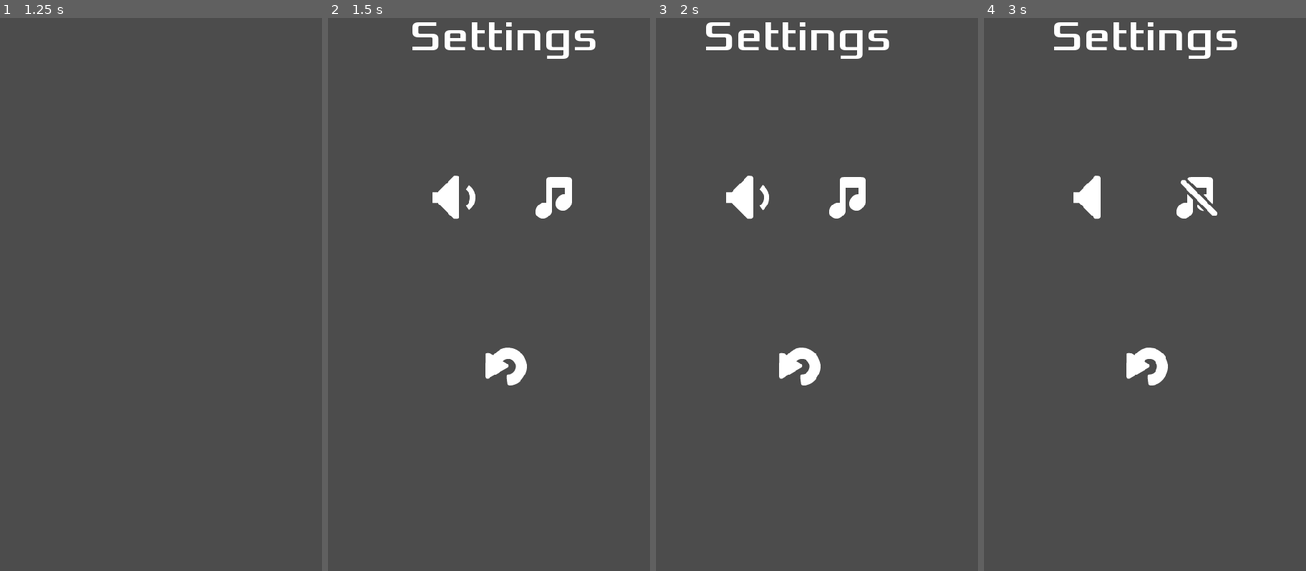
Above: before the commit, frames 1-4 (left to right).
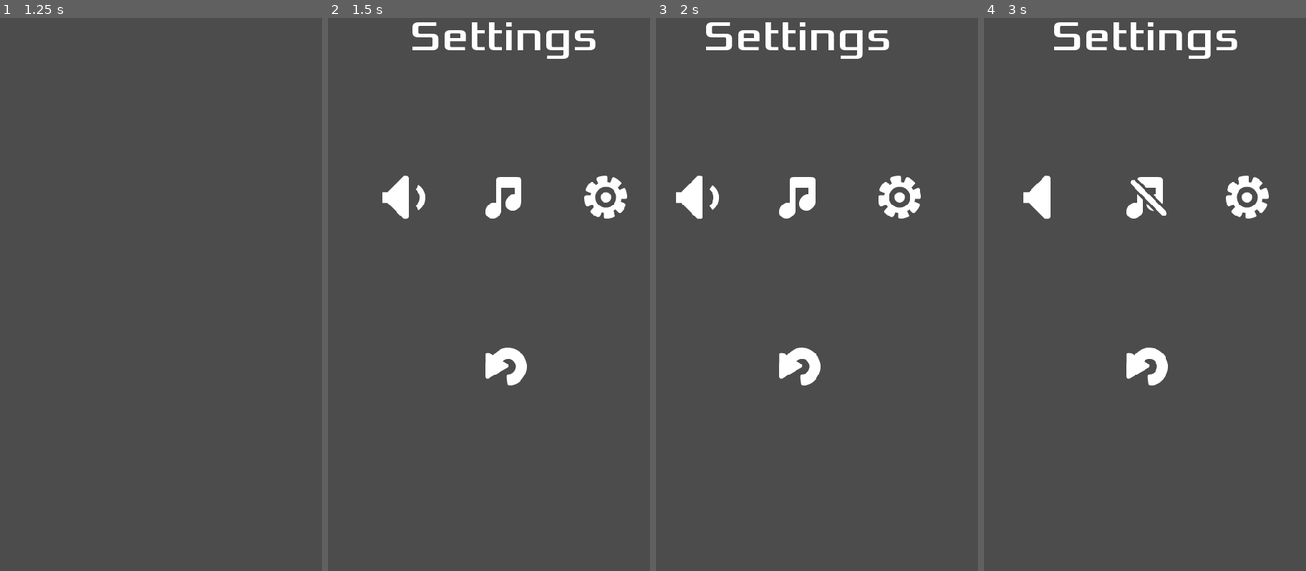
Above: after the commit, the same moments.

Repository: victorvhs/circleJump
Game: Godot game, scene res://Main.tscn
Same seed, same stepped clock (60 frames per second), same inputs: the game is played once before the commit and once after it.
Inputs (mouse positions are in pixels of both pictures, inside the frame that each line leads up to; where the layout moved, square brackets give the same spot in the first picture):
- Up to frame 1 (1.25 s): click (212, 194) at 0.5 s
- Up to frame 2 (1.5 s): tap Enter at 1.25 s; move the mouse to (559, 255) at 1.27 s; click (559, 255) at 1.42 s
- Up to frame 3 (2 s): no input
- Up to frame 4 (3 s): click (1025, 194) [1074, 194] at 2 s; click (1145, 194) [1196, 194] at 2.75 s

Frame 1 is identical in both runs. In frame 2, 2.5% of the frame differs, in the area x 16-93%, y 28-37%; in frame 3, 2.5%, in the area x 6-83%, y 28-37%; in frame 4, 2.5%.

Commit message:
Aula 7

Diff:
--- a/Main.gd
+++ b/Main.gd
@@ -4,14 +4,16 @@
 var Jumper = preload("res://objects/Jumper.tscn")
 
 var player
-var score = 0
+var score = 0 setget set_score
+var level = 0
 
 func _ready():
 	randomize()
 	$HUD.hide()
 
 func new_game():
-	score = 0
+	self.score = 0
+	level = 1
 	$HUD.update_score(score)
 	$Camera2D.position = $StartPosition.position
 	player = Jumper.instance()
@@ -39,8 +41,14 @@
 	$Camera2D.position = object.position
 	object.capture(player)
 	call_deferred("spawn_circle")
-	score +=1
+	self.score +=1
+
+func set_score(value):
+	score = value
 	$HUD.update_score(score)
+	if score > 0 and score % settings.circles_per_level == 0:
+		level += 1
+		$HUD.show_message("Level %s" % str(level))
 
 func on_Jumper_died():
 	get_tree().call_group("circles", "implode")
--- a/UI/BaseScreen.gd
+++ b/UI/BaseScreen.gd
@@ -3,9 +3,11 @@
 onready var tween = $Tween
 
 func appear():
+	get_tree().call_group("buttons","set_disable", false)
 	tween.interpolate_property(self, "offset:x", 500, 0, 0.5, Tween.TRANS_BACK, Tween.EASE_IN_OUT)
 	tween.start()
 
 func disappear():
+	get_tree().call_group("buttons","set_disable", true)
 	tween.interpolate_property(self, "offset:x", 0, -500, 0.5, Tween.TRANS_BACK, Tween.EASE_IN_OUT)
 	tween.start()
--- /dev/null
+++ b/UI/Color.tscn
@@ -0,0 +1,48 @@
+[gd_scene load_steps=3 format=2]
+
+[ext_resource path="res://UI/BaseScreen.tscn" type="PackedScene" id=1]
+[ext_resource path="res://assets/images/buttons/return.png" type="Texture" id=2]
+
+[node name="Color" instance=ExtResource( 1 )]
+
+[node name="Label" parent="MarginContainer/VBoxContainer" index="0"]
+text = "Color"
+
+[node name="Buttons" parent="MarginContainer/VBoxContainer" index="1"]
+margin_bottom = 248.0
+
+[node name="NEON1" type="Button" parent="MarginContainer/VBoxContainer/Buttons" index="0" groups=[
+"buttons",
+]]
+margin_left = 83.0
+margin_right = 141.0
+margin_bottom = 20.0
+text = "NEON1"
+
+[node name="NEON2" type="Button" parent="MarginContainer/VBoxContainer/Buttons" index="1" groups=[
+"buttons",
+]]
+margin_left = 191.0
+margin_right = 249.0
+margin_bottom = 20.0
+text = "NEON2"
+
+[node name="Button3" type="Button" parent="MarginContainer/VBoxContainer/Buttons" index="2" groups=[
+"buttons",
+]]
+margin_left = 299.0
+margin_right = 357.0
+margin_bottom = 20.0
+text = "NEON3"
+
+[node name="Buttons2" parent="MarginContainer/VBoxContainer" index="2"]
+margin_top = 398.0
+margin_bottom = 498.0
+
+[node name="Home" type="TextureButton" parent="MarginContainer/VBoxContainer/Buttons2" index="0" groups=[
+"buttons",
+]]
+margin_left = 170.0
+margin_right = 270.0
+margin_bottom = 100.0
+texture_normal = ExtResource( 2 )
--- a/UI/Screens.gd
+++ b/UI/Screens.gd
@@ -36,6 +36,14 @@
 		"Music":
 			settings.enable_music = !settings.enable_music
 			btn.texture_normal = music_buttons[settings.enable_music]
+		"Color":
+			change_screen($Color)
+		"NEON1":
+			settings.op = "NEON1"
+		"NEON2":
+			settings.op = "NEON2"
+		"NEON3":
+			settings.op = "NEON3"
 
 
 
--- a/UI/Screens.tscn
+++ b/UI/Screens.tscn
@@ -1,10 +1,11 @@
-[gd_scene load_steps=6 format=2]
+[gd_scene load_steps=7 format=2]
 
 [ext_resource path="res://UI/Screens.gd" type="Script" id=1]
 [ext_resource path="res://UI/TitleScreen.tscn" type="PackedScene" id=2]
 [ext_resource path="res://UI/SettingsScreen.tscn" type="PackedScene" id=3]
 [ext_resource path="res://UI/GameOverScreen.tscn" type="PackedScene" id=4]
-[ext_resource path="res://assets/audio/menu_click.wav" type="AudioStream" id=5]
+[ext_resource path="res://UI/Color.tscn" type="PackedScene" id=5]
+[ext_resource path="res://assets/audio/menu_click.wav" type="AudioStream" id=6]
 
 [node name="Screens" type="Node"]
 script = ExtResource( 1 )
@@ -15,5 +16,7 @@
 
 [node name="GameOverScreen" parent="." instance=ExtResource( 4 )]
 
+[node name="Color" parent="." instance=ExtResource( 5 )]
+
 [node name="Click" type="AudioStreamPlayer" parent="."]
-stream = ExtResource( 5 )
+stream = ExtResource( 6 )
--- a/UI/SettingsScreen.tscn
+++ b/UI/SettingsScreen.tscn
@@ -1,9 +1,10 @@
-[gd_scene load_steps=5 format=2]
+[gd_scene load_steps=6 format=2]
 
 [ext_resource path="res://UI/BaseScreen.tscn" type="PackedScene" id=1]
 [ext_resource path="res://assets/images/buttons/audioOn.png" type="Texture" id=2]
 [ext_resource path="res://assets/images/buttons/musicOn.png" type="Texture" id=3]
-[ext_resource path="res://assets/images/buttons/return.png" type="Texture" id=4]
+[ext_resource path="res://assets/images/buttons/gear.png" type="Texture" id=4]
+[ext_resource path="res://assets/images/buttons/return.png" type="Texture" id=5]
 
 [node name="SettingsScreen" instance=ExtResource( 1 )]
 
@@ -16,18 +17,26 @@
 [node name="Sound" type="TextureButton" parent="MarginContainer/VBoxContainer/Buttons" index="0" groups=[
 "buttons",
 ]]
-margin_left = 95.0
-margin_right = 195.0
+margin_left = 20.0
+margin_right = 120.0
 margin_bottom = 100.0
 texture_normal = ExtResource( 2 )
 
 [node name="Music" type="TextureButton" parent="MarginContainer/VBoxContainer/Buttons" index="1" groups=[
 "buttons",
 ]]
-margin_left = 245.0
-margin_right = 345.0
+margin_left = 170.0
+margin_right = 270.0
 margin_bottom = 100.0
 texture_normal = ExtResource( 3 )
+
+[node name="Color" type="TextureButton" parent="MarginContainer/VBoxContainer/Buttons" index="2" groups=[
+"buttons",
+]]
+margin_left = 320.0
+margin_right = 420.0
+margin_bottom = 100.0
+texture_normal = ExtResource( 4 )
 
 [node name="Buttons2" parent="MarginContainer/VBoxContainer" index="2"]
 margin_top = 478.0
--- a/UI/TitleScreen.tscn
+++ b/UI/TitleScreen.tscn
@@ -4,7 +4,7 @@
 [ext_resource path="res://assets/images/buttons/right.png" type="Texture" id=2]
 [ext_resource path="res://assets/images/buttons/gear.png" type="Texture" id=3]
 
-[node name="TitleScreen" instance=ExtResource( 1 )]
+[node name="TitleScreen" index="0" instance=ExtResource( 1 )]
 
 [node name="Label" parent="MarginContainer/VBoxContainer" index="0"]
 text = "Circle Jump"
--- a/objects/Circle.gd
+++ b/objects/Circle.gd
@@ -1,12 +1,15 @@
 extends Area2D
 
 onready var orbit_position =  $pivot/OrbitPosition
+onready var move_tween = $MoveTween
 
 enum MODES {STATIC,LIMITED}
 
 var radius = 100
 var rotation_speed = PI
 var mode = MODES.STATIC
+var move_range = 100
+var move_speed = 1.0
 var num_orbits = 3
 var current_orbits = 0
 var orbit_start = null
@@ -25,6 +28,7 @@
 	$Sprite.scale = Vector2(1, 1) * radius / img_size
 	orbit_position.position.x = radius + 25
 	rotation_speed *= pow(-1,randi() % 2)
+	set_tween()
 
 func set_mode(_mode):
 	mode = _mode
@@ -84,3 +88,12 @@
 		var angle_point = angle_from + i * (angle_to - angle_from) / nb_points - PI/2
 		points_arc.push_back(center + Vector2(cos(angle_point), sin(angle_point)) * radius)
 	draw_polygon(points_arc, colors)
+
+func set_tween(object=null, key=null):
+	if move_range == 0:
+		return
+	move_range *= -1
+	move_tween.interpolate_property(self, "position:x",
+									position.x, position.x + move_range,
+									move_speed, Tween.TRANS_QUAD,Tween.EASE_IN_OUT)
+	move_tween.start()
--- a/objects/Circle.tscn
+++ b/objects/Circle.tscn
@@ -5,15 +5,14 @@
 [ext_resource path="res://assets/images/circle1_n.png" type="Texture" id=3]
 [ext_resource path="res://assets/audio/89.ogg" type="AudioStream" id=4]
 
-[sub_resource type="ShaderMaterial" id=3]
+[sub_resource type="ShaderMaterial" id=1]
 shader = ExtResource( 2 )
 shader_param/color = Color( 0.756863, 0.690196, 0.243137, 1 )
 
-[sub_resource type="CircleShape2D" id=4]
+[sub_resource type="CircleShape2D" id=2]
 radius = 135.971
 
-[sub_resource type="Animation" id=1]
-resource_name = "capture"
+[sub_resource type="Animation" id=3]
 length = 0.5
 step = 0.01
 tracks/0/type = "value"
@@ -53,8 +52,7 @@
 "values": [ Color( 1, 1, 1, 0 ), Color( 1, 1, 1, 0.560784 ) ]
 }
 
-[sub_resource type="Animation" id=2]
-resource_name = "implode"
+[sub_resource type="Animation" id=4]
 length = 0.4
 tracks/0/type = "value"
 tracks/0/path = NodePath(".:scale")
@@ -94,25 +92,25 @@
 script = ExtResource( 1 )
 
 [node name="Sprite" type="Sprite" parent="."]
-material = SubResource( 3 )
+material = SubResource( 1 )
 texture = ExtResource( 3 )
 
 [node name="SpriteEffect" type="Sprite" parent="."]
 self_modulate = Color( 1, 1, 1, 0 )
-material = SubResource( 3 )
+material = SubResource( 1 )
 scale = Vector2( 3, 3 )
 texture = ExtResource( 3 )
 
 [node name="CollisionShape2D" type="CollisionShape2D" parent="."]
-shape = SubResource( 4 )
+shape = SubResource( 2 )
 
 [node name="pivot" type="Node2D" parent="."]
 
 [node name="OrbitPosition" type="Position2D" parent="pivot"]
 
 [node name="AnimationPlayer" type="AnimationPlayer" parent="."]
-anims/capture = SubResource( 1 )
-anims/implode = SubResource( 2 )
+anims/capture = SubResource( 3 )
+anims/implode = SubResource( 4 )
 
 [node name="Label" type="Label" parent="."]
 anchor_left = 0.5
@@ -129,3 +127,6 @@
 
 [node name="Beep" type="AudioStreamPlayer2D" parent="."]
 stream = ExtResource( 4 )
+
+[node name="MoveTween" type="Tween" parent="."]
+[connection signal="tween_completed" from="MoveTween" to="." method="set_tween"]
--- a/objects/Jumper.gd
+++ b/objects/Jumper.gd
@@ -12,6 +12,7 @@
 func _ready():
 	$Sprite.material.set_shader_param("color",settings.theme["player_body"])
 	$Trail/Points.default_color = settings.theme["player_trail"]
+	$Trail/Points.gradient.set_color(1, settings.theme["player_trail"])
 
 func _unhandled_input(event):
 	if target and event is InputEventScreenTouch and event.pressed:
--- a/objects/Jumper.tscn
+++ b/objects/Jumper.tscn
@@ -8,7 +8,7 @@
 
 [sub_resource type="ShaderMaterial" id=1]
 shader = ExtResource( 2 )
-shader_param/color = Color( 0.309804, 0.854902, 0.0352941, 1 )
+shader_param/color = Color( 0.101961, 0, 1, 1 )
 
 [sub_resource type="Gradient" id=2]
 offsets = PoolRealArray( 0, 0.846626 )
--- a/settings.gd
+++ b/settings.gd
@@ -29,7 +29,15 @@
         'circle_fill': Color8(255, 148, 0),
         'circle_static': Color8(170, 255, 0),
         'circle_limited': Color8(204, 0, 255)
+    },
+	"User":{
+        'background': Color8(0, 0, 0),
+        'player_body': Color8(255, 0, 187),
+        'player_trail': Color8(255, 148, 0),
+        'circle_fill': Color8(255, 148, 0),
+        'circle_static': Color8(170, 255, 0),
+        'circle_limited': Color8(204, 0, 255)
     }
 }
-
-var theme = color_schemes["NEON2"]
+var op = "NEON2"
+var theme = color_schemes[op]
Not shown: 1 places in UI/SettingsScreen.tscn that only renumber resources
